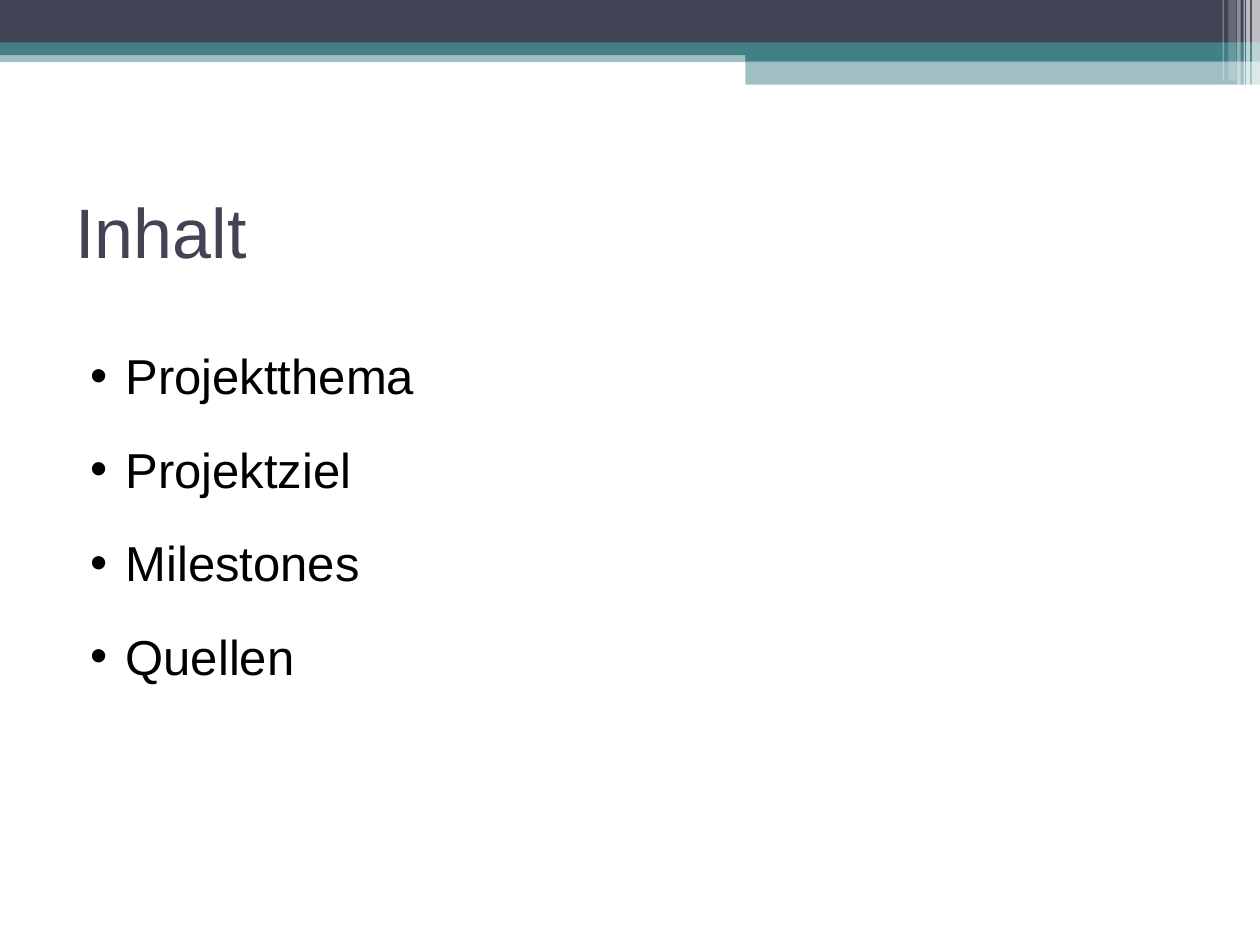
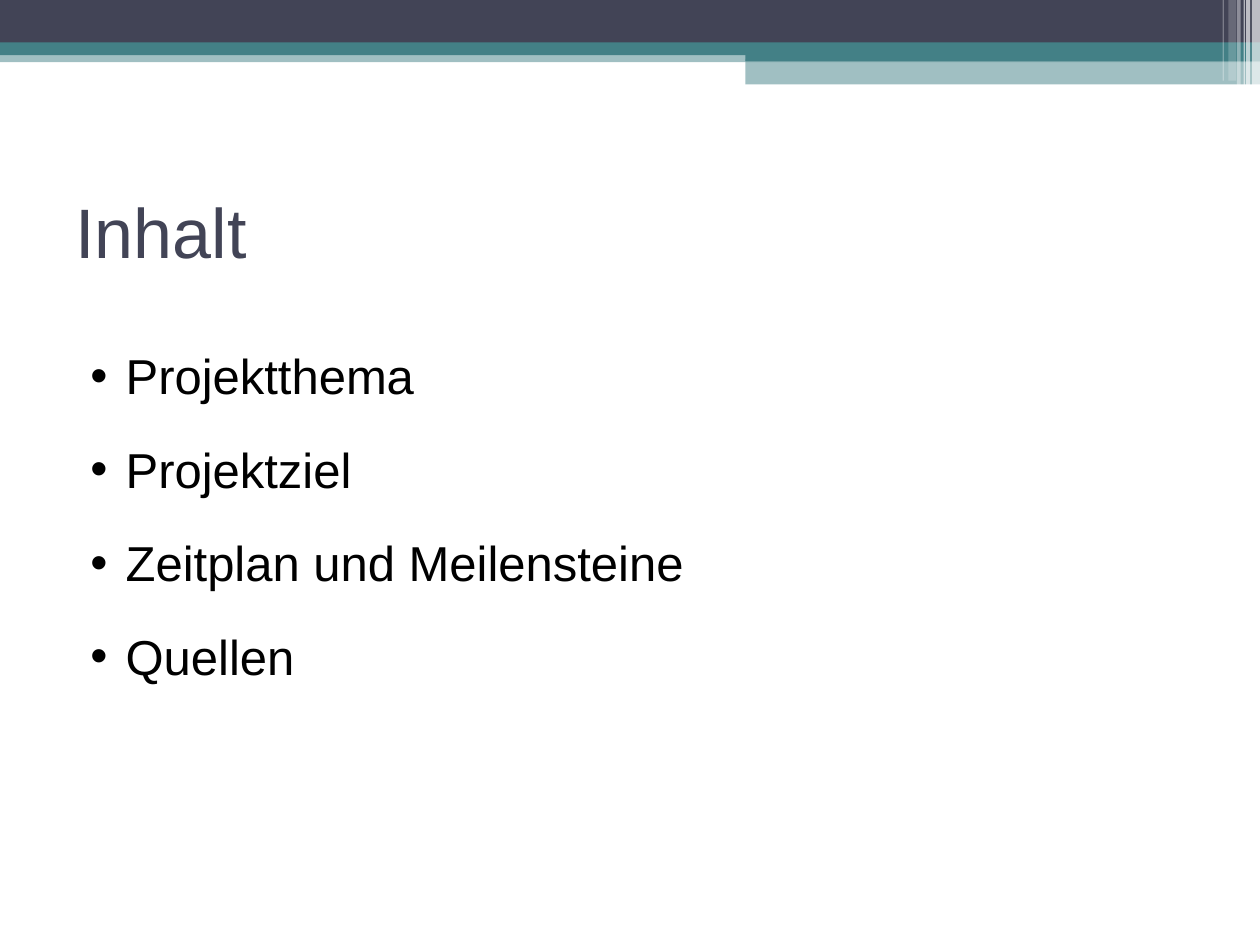
Before and after one commit to swp2013riot/riot-opencv-port, a slide deck: slide 2 of doc/slides/intro_presentation.odp. Drawn at 1260x945 pixels with LibreOffice and Linux fonts; fonts in the diff are those of the drawing. Boxes give left, top, right and bottom in pixels: in the first picture for what was removed or moved away, otherwise in the second. Text is boxed around its words. In the diff, an @@ line names an element or a change of style, - is before the commit and + after.

```diff
--- a/doc/slides/intro_presentation.odp
+++ b/doc/slides/intro_presentation.odp
@@ text at (126,545,684,591): text changed @@
-• Milestones
+• Zeitplan und Meilensteine
```
Also in this commit, not shown: 2 other slides changed, 1 slide added, 2 slides removed, 3 other files.
